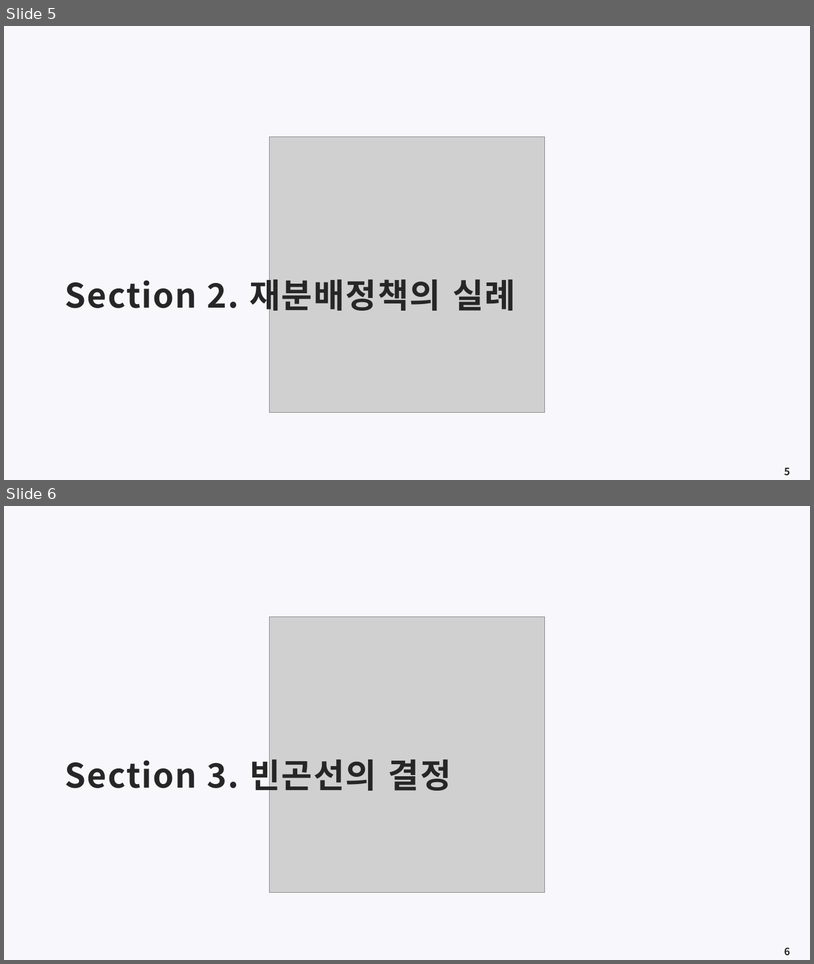
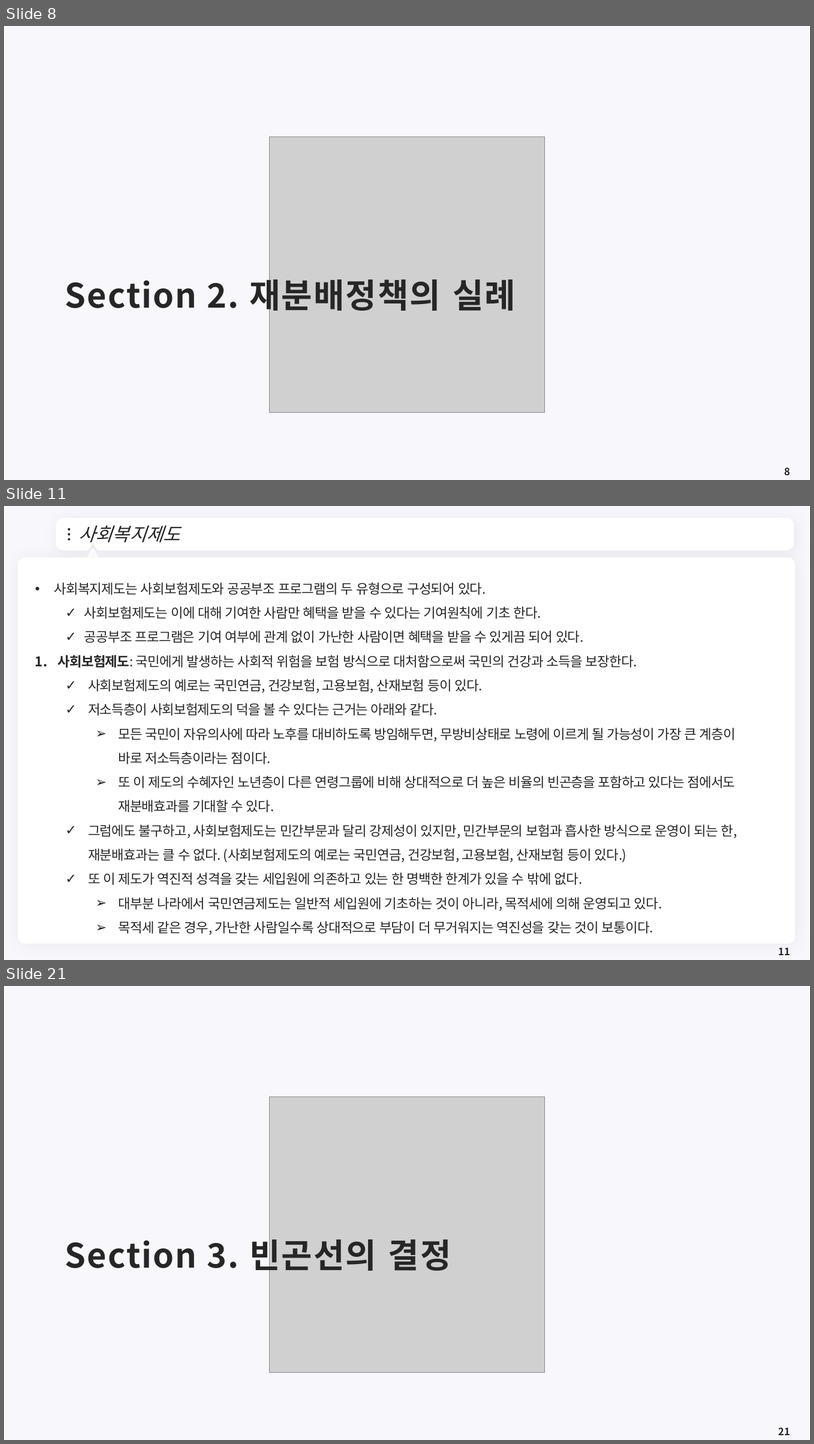
Before and after one commit to meandthey/Teaching, a slide deck: 재정학/01_Lectures/재정학_Chapter_9.pptx. Shown one above the other, each under a label of ours: slides 5 and 6 before the commit, slides 8, 11 and 21 after it; the slides between them are not shown. The pictures are 814x964 and 814x1444 pixels, drawn with LibreOffice and Linux fonts; fonts in the diff are those of the drawing; grey boxes stand for pictures; background and template pictures are left out. Boxes give left, top, right and bottom in pixels: in the first picture for what was removed or moved away, otherwise in the second. Text is boxed around its words. In the diff, an @@ line names an element or a change of style, - is before the commit and + after.

```diff
--- a/재정학/01_Lectures/재정학_Chapter_9.pptx
+++ b/재정학/01_Lectures/재정학_Chapter_9.pptx
@@ slide 11 added at [4, 506, 810, 960], background #F8F7FC @@
@@ freeform shape added at [59, 521, 792, 548], fill #FFFFFF, outline #FFFFFF 7.25 pt @@
@@ ellipse added at [68, 528, 71, 531], fill #262626 @@
@@ ellipse added at [68, 533, 71, 535], fill #262626 @@
@@ ellipse added at [68, 538, 71, 540], fill #262626 @@
@@ title added at [78, 525, 180, 543], 22 pt, text #262626, italic @@
+사회복지제도
@@ freeform shape added at [776, 530, 783, 539], fill #FFFFFF @@
@@ rounded rectangle added at [18, 558, 796, 943], fill #FFFFFF @@
@@ triangle added at [86, 550, 99, 562], fill #FFFFFF, outline #FFFFFF 3.75 pt @@
@@ text added at [54, 582, 738, 934], 16 pt, text #262626 @@
+• 사회복지제도는 사회보험제도와 공공부조 프로그램의 두 유형으로 구성되어 있다.
+  ✓ 사회보험제도는 이에 대해 기여한 사람만 혜택을 받을 수 있다는 기여원칙에 기초 한다.
+  ✓ 공공부조 프로그램은 기여 여부에 관계 없이 가난한 사람이면 혜택을 받을 수 있게끔 되어 있다.
+1. 사회보험제도: 국민에게 발생하는 사회적 위험을 보험 방식으로 대처함으로써 국민의 건강과 소득을 보장한다.
+  ✓ 사회보험제도의 예로는 국민연금, 건강보험, 고용보험, 산재보험 등이 있다.
+  ✓ 저소득층이 사회보험제도의 덕을 볼 수 있다는 근거는 아래와 같다.
+    ➢ 모든 국민이 자유의사에 따라 노후를 대비하도록 방임해두면, 무방비상태로 노령에 이르게 될 가능성이 가장 큰 계층이 바로 저소득층이라는 점이다.
+    ➢ 또 이 제도의 수혜자인 노년층이 다른 연령그룹에 비해 상대적으로 더 높은 비율의 빈곤층을 포함하고 있다는 점에서도 재분배효과를 기대할 수 있다.
+  ✓ 그럼에도 불구하고, 사회보험제도는 민간부문과 달리 강제성이 있지만, 민간부문의 보험과 흡사한 방식으로 운영이 되는 한, 재분배효과는 클 수 없다. (사회보험제도의 예로는 국민연금, 건강보험, 고용보험, 산재보험 등이 있다.)
+  ✓ 또 이 제도가 역진적 성격을 갖는 세입원에 의존하고 있는 한 명백한 한계가 있을 수 밖에 없다.
+    ➢ 대부분 나라에서 국민연금제도는 일반적 세입원에 기초하는 것이 아니라, 목적세에 의해 운영되고 있다.
+    ➢ 목적세 같은 경우, 가난한 사람일수록 상대적으로 부담이 더 무거워지는 역진성을 갖는 것이 보통이다.
@@ page number added at [779, 947, 791, 955], 12 pt, text #262626, bold @@
+11
@@ what was slide 5 is now slide 8 @@
@@ page number at [785, 467, 791, 475]: text changed @@
-5
+8
@@ what was slide 6 is now slide 21 @@
@@ page number at [779, 1427, 791, 1435]: text changed @@
-6
+21
```
Also in this commit, not shown: 1 slide changed, 14 other slides added, 55 other files.
